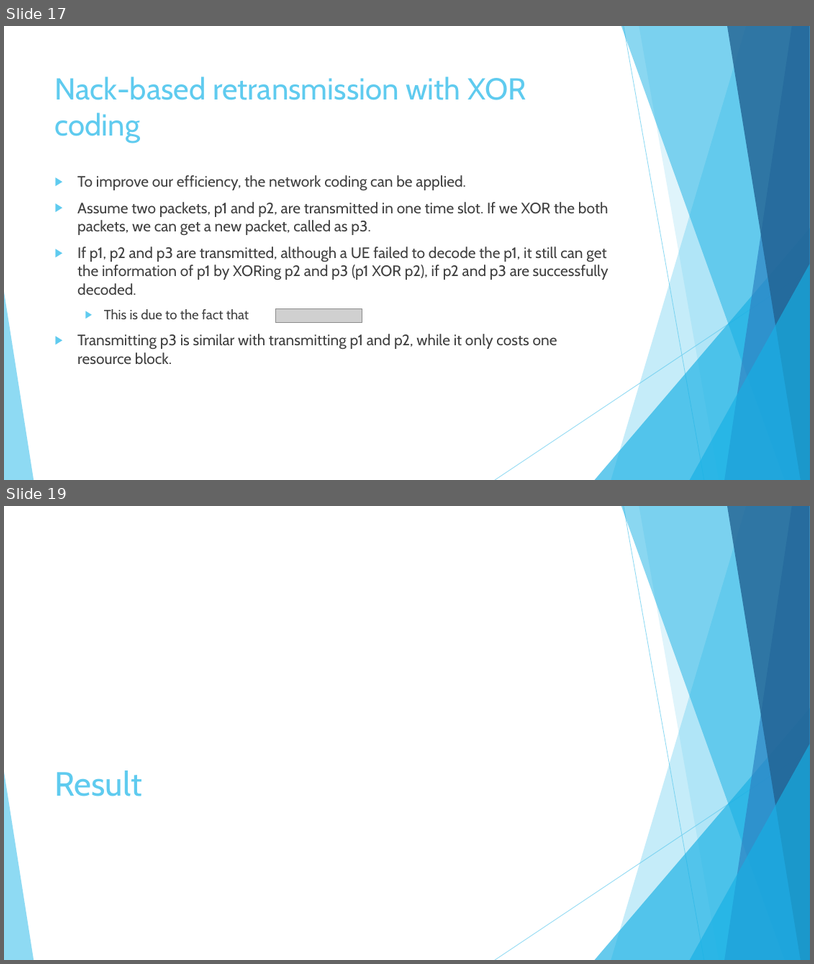
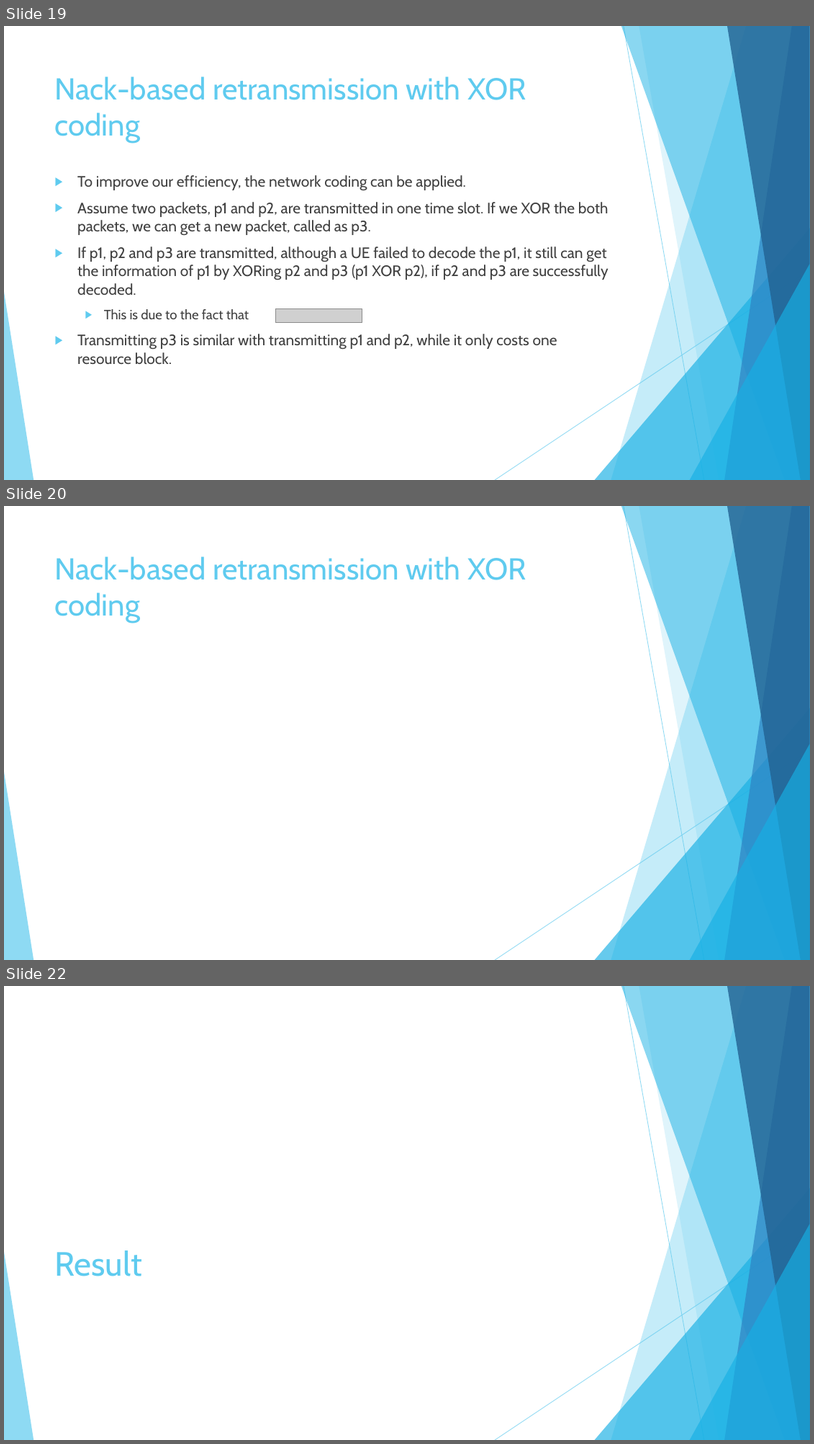
Before and after one commit to hungchun0201/Reliable_multicast_simulation, a slide deck: Final_project_reliable_multicast_retransmission_scheme.pptx. Shown one above the other, each under a label of ours: slides 17 and 19 before the commit, slides 19, 20 and 22 after it; the slides between them are not shown. The pictures are 814x964 and 814x1444 pixels, drawn with LibreOffice and Linux fonts; fonts in the diff are those of the drawing; grey boxes stand for pictures. Boxes give left, top, right and bottom in pixels: in the first picture for what was removed or moved away, otherwise in the second. Text is boxed around its words. In the diff, an @@ line names an element or a change of style, - is before the commit and + after.

```diff
--- a/Final_project_reliable_multicast_retransmission_scheme.pptx
+++ b/Final_project_reliable_multicast_retransmission_scheme.pptx
@@ slide 20 added at [4, 506, 810, 960], background #FFFFFF; not listed: 10 template elements that a slide beside it also shows @@
@@ title added at [55, 556, 527, 623], 36 pt, text #5FCBEF @@
+Nack-based retransmission with XOR coding
@@ what was slide 17 is now slide 19 @@
@@ what was slide 19 is now slide 22 @@
```
Also in this commit, not shown: 4 slides changed, 2 other slides added, 4 other files.
